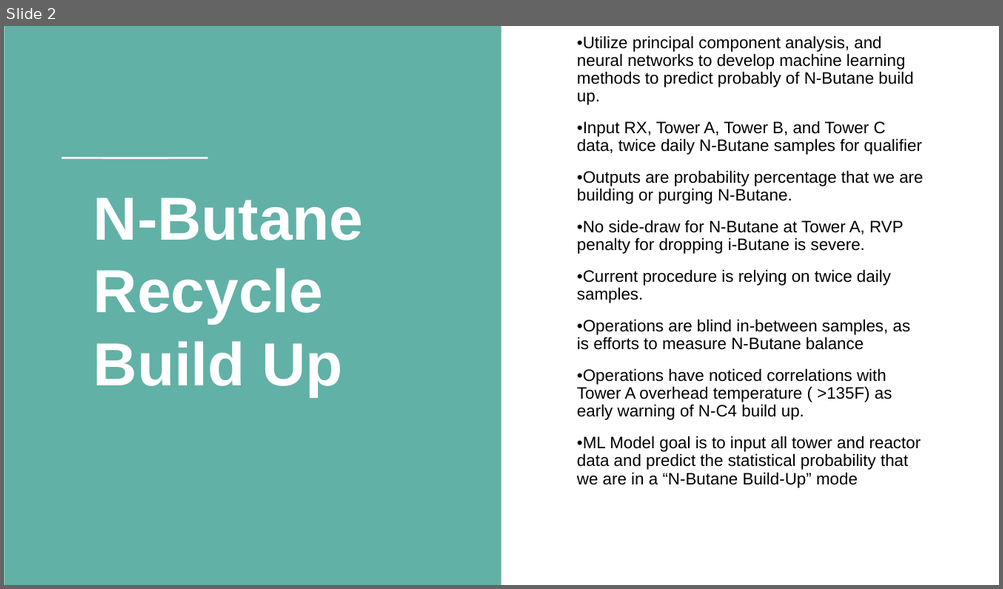
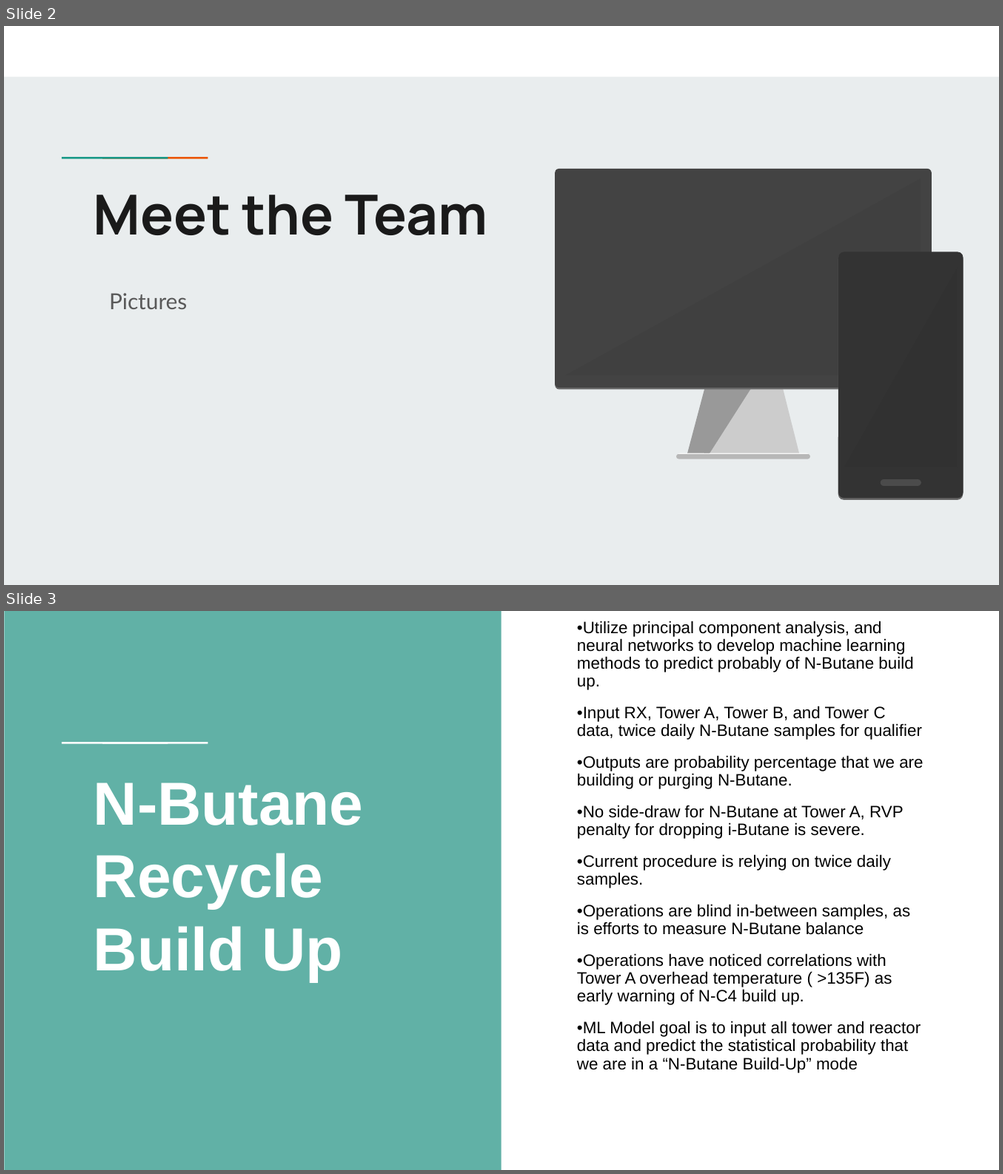
Before and after one commit to Jarney903/Red-ProjectHub, a slide deck: Presentation/Presentation1.pptx. Shown one above the other, each under a label of ours: slide 2 before the commit, slides 2 and 3 after it. The pictures are 1003x589 and 1003x1174 pixels, drawn with LibreOffice and Linux fonts; fonts in the diff are those of the drawing; background and template pictures are left out. Boxes give left, top, right and bottom in pixels: in the first picture for what was removed or moved away, otherwise in the second. Text is boxed around its words. In the diff, an @@ line names an element or a change of style, - is before the commit and + after.

```diff
--- a/Presentation/Presentation1.pptx
+++ b/Presentation/Presentation1.pptx
@@ slide 2 added at (x1=4, y1=26, x2=999, y2=585), background #E9EDEE @@
@@ rectangle added at (x1=4, y1=26, x2=999, y2=77), fill #FFFFFF @@
@@ rectangle added at (x1=94, y1=156, x2=135, y2=160), fill #1A9988 @@
@@ rectangle added at (x1=134, y1=156, x2=175, y2=160), fill #EB5600 @@
@@ group added at (x1=555, y1=170, x2=931, y2=460): 4 rounded rectangles, 2 triangles, 1 trapezoid, 1 rectangle @@
@@ right triangle added at (x1=565, y1=178, x2=920, y2=375), fill #000000 at 3% opacity @@
@@ title added at (x1=94, y1=195, x2=488, y2=235), 40 pt, text #1A1A1A, bold @@
+Meet the Team
@@ group added at (x1=838, y1=251, x2=962, y2=500): 3 rounded rectangles, 1 right triangle @@
@@ subtitle added at (x1=109, y1=293, x2=187, y2=309), 16 pt, text #595959 @@
+Pictures
@@ what was slide 2 is now slide 3 @@
```
Also in this commit, not shown: 3 slides changed, 2 other slides added, 1 slide removed.
